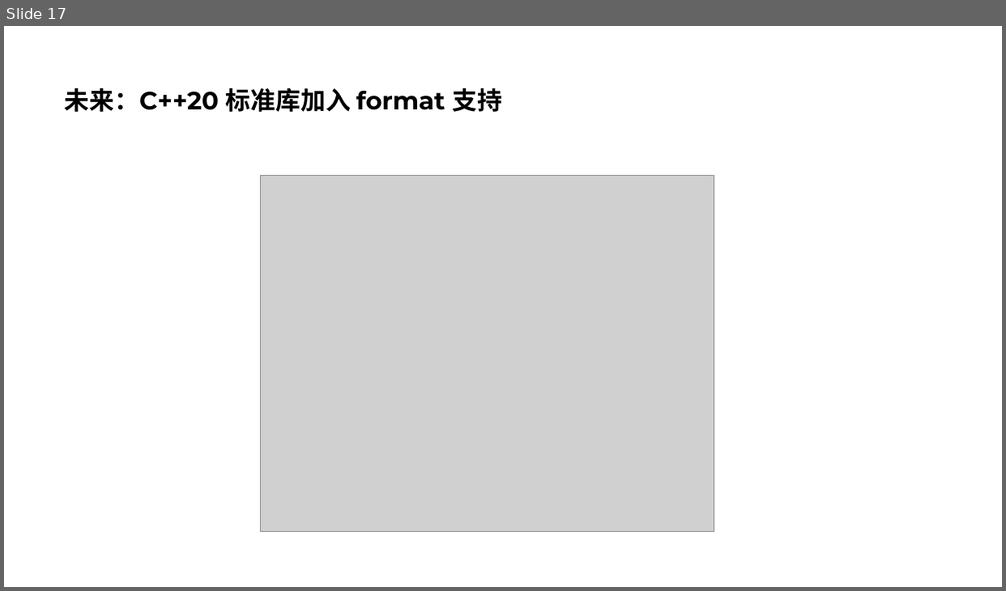
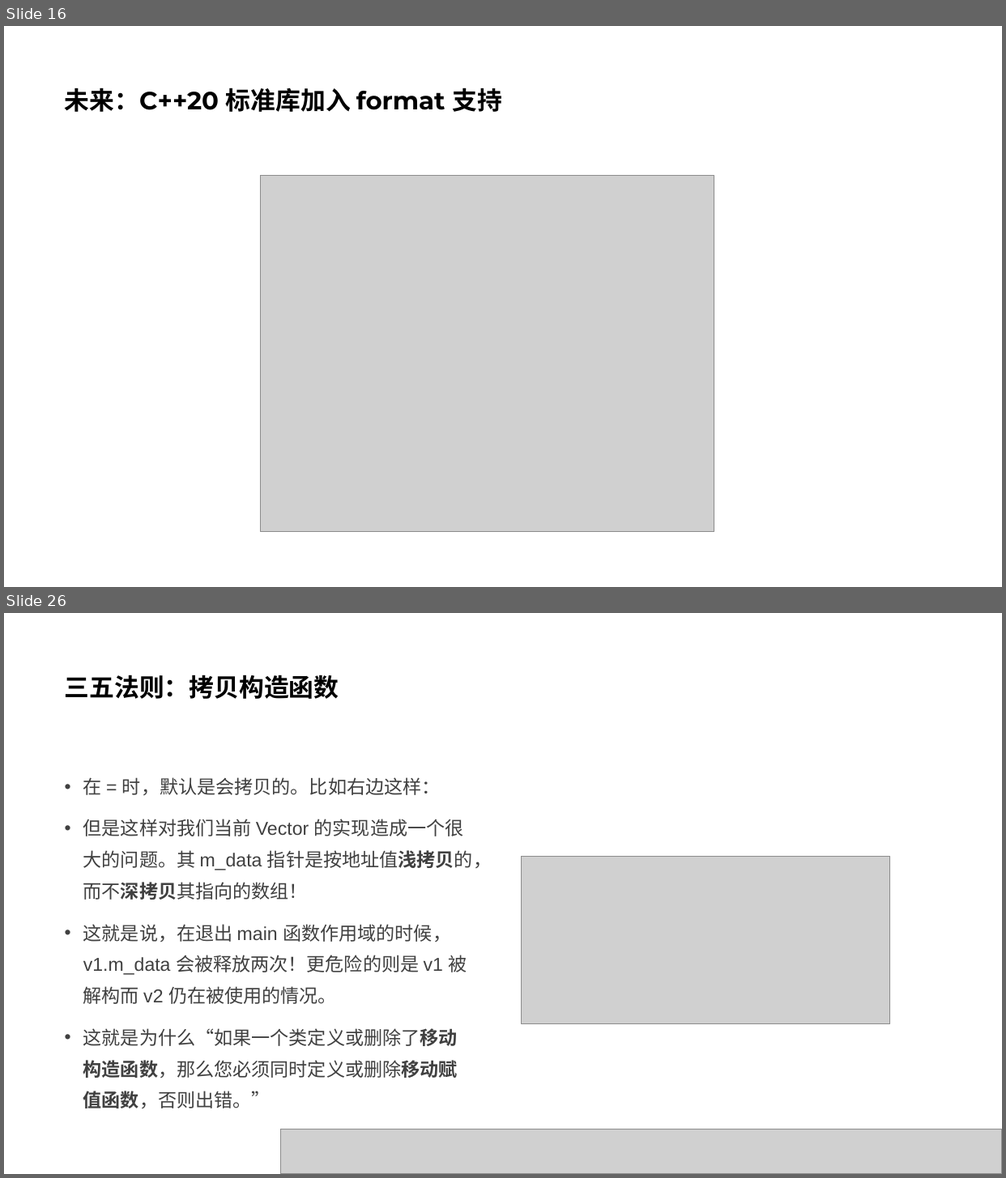
Before and after one commit to parallel101/course, a slide deck: 02/slides.pptx. Shown one above the other, each under a label of ours: slide 17 before the commit, slides 16 and 26 after it; the slides between them are not shown. The pictures are 1006x591 and 1006x1178 pixels, drawn with LibreOffice and Linux fonts; fonts in the diff are those of the drawing; grey boxes stand for pictures. Boxes give left, top, right and bottom in pixels: in the first picture for what was removed or moved away, otherwise in the second. Text is boxed around its words. In the diff, an @@ line names an element or a change of style, - is before the commit and + after.

```diff
--- a/02/slides.pptx
+++ b/02/slides.pptx
@@ slide 26 added at [4,613,1002,1174], background #FFFFFF @@
@@ title added at [65,675,339,699], 24 pt, text #000000, bold @@
+三五法则：拷贝构造函数
@@ text added at [83,777,492,1109], 18 pt, text #404040 @@
+• 在 = 时，默认是会拷贝的。比如右边这样：
+• 但是这样对我们当前 Vector 的实现造成一个很大的问题。其 m_data 指针是按地址值浅拷贝的，而不深拷贝其指向的数组！
+• 这就是说，在退出 main 函数作用域的时候，v1.m_data 会被释放两次！更危险的则是 v1 被解构而 v2 仍在被使用的情况。
+• 这就是为什么“如果一个类定义或删除了移动构造函数，那么您必须同时定义或删除移动赋值函数，否则出错。”
@@ picture added at [522,857,890,1024] @@
@@ picture added at [281,1130,1002,1174] @@
@@ what was slide 17 is now slide 16 @@
```
Also in this commit, not shown: 2 slides changed, 11 other slides added, 1 slide removed, 18 other files.
